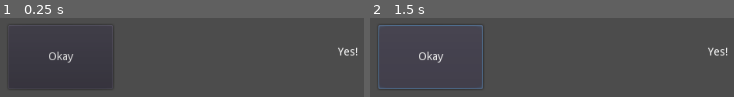
Above: before the commit, frames 1-2 (left to right).
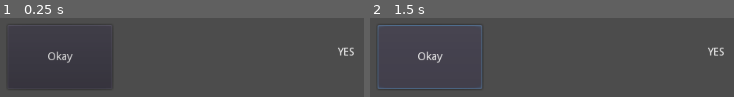
Above: after the commit, the same moments.

Repository: mishkarch/Hello-Godot
Game: Godot game, scene res://Main.tscn
Same seed, same stepped clock (60 frames per second), same inputs: the game is played once before the commit and once after it.
Inputs:
- Up to frame 1 (0.25 s): no input
- Up to frame 2 (1.5 s): click "Okay" at 0.5 s; click "Okay" at 1.25 s

The runs differ from the first frame. In frame 1, 0.7% of the frame differs, in the area x 13-99%, y 10-57%; in frame 2, 1.3%, in the area x 1-99%, y 8-90%.

Commit message:
изменил текст метки

Diff:
--- a/Main.tscn
+++ b/Main.tscn
@@ -3,9 +3,9 @@
 [node name="Main" type="Node2D"]
 
 [node name="Button" type="Button" parent="."]
-margin_left = 99.0
+margin_left = 98.0
 margin_top = 86.0
-margin_right = 233.0
+margin_right = 232.0
 margin_bottom = 168.0
 text = "Okay"
 
@@ -14,5 +14,4 @@
 margin_top = 114.0
 margin_right = 599.0
 margin_bottom = 153.0
-text = "Yes!
-"
+text = "YES"
